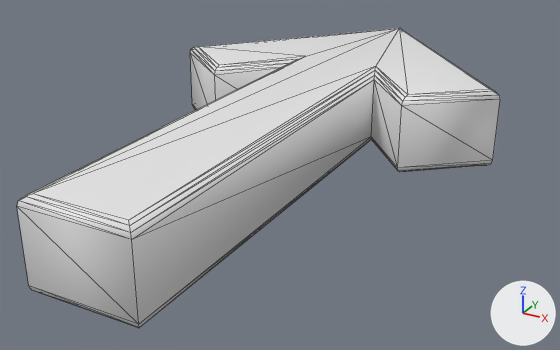
The OBJ model src/maps/ArrowGallery/meshes/arrow_single_square_cap_beveled.obj as it was, and as the next commit left it.
Camera for both pictures: a 50 mm lens placed at (3.42, -3.36, 2.67), pointed at (0.0, 2.86, -0.44). Every picture has the same lights, and +X, +Y and +Z are marked at lower right. The older version comes first. Mesh edges are drawn as thin lines. Where no turn or scale is listed for an object, it has been applied to the vertices.

Names of what the first picture shows: 'arrow_single_square_cap_beveled'.
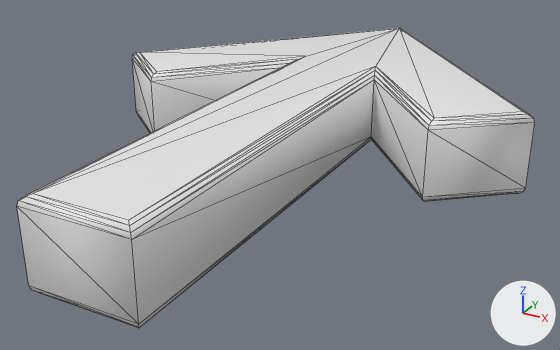
What the commit changed:
me_arrow_single_square_cap_beveled is used by ob_arrow_single_square_cap_beveled; location (0.0, 0.0, 0.0).
me_arrow_single_square_cap_beveled had 72 vertices, 140 faces and spanned x -1.82..1.82, y 0.0..6.15, z -0.4..0.4.
me_arrow_single_square_cap_beveled now has 72 vertices, 140 faces and spans x -2.26..2.26, y 0.0..6.15, z -0.4..0.4.
me_arrow_single_square_cap_beveled part 1: all 16 vertices in x -1.82..-1.06, y 3.34..3.99, z -0.4..0.4 are moved by (-0.44, -0.52, 0.0).
me_arrow_single_square_cap_beveled part 2: all 16 vertices in x 1.06..1.82, y 3.34..3.99, z -0.4..0.4 are moved by (0.44, -0.52, 0.0).

Pixel boxes [x1, y1, x2, y2] of what changed, in the pictures (560 x 350 px; the box of a moved part takes in the faces that stretch with it):
'arrow_single_square_cap_beveled', reshaped (7% wider)
    before: [17, 28, 500, 328]
    after: [17, 28, 535, 328]
part 1 of me_arrow_single_square_cap_beveled, moved or reshaped
    before: [190, 28, 398, 110]
    after: [132, 28, 398, 133]
part 2 of me_arrow_single_square_cap_beveled, moved or reshaped
    before: [371, 28, 500, 172]
    after: [371, 28, 535, 202]
